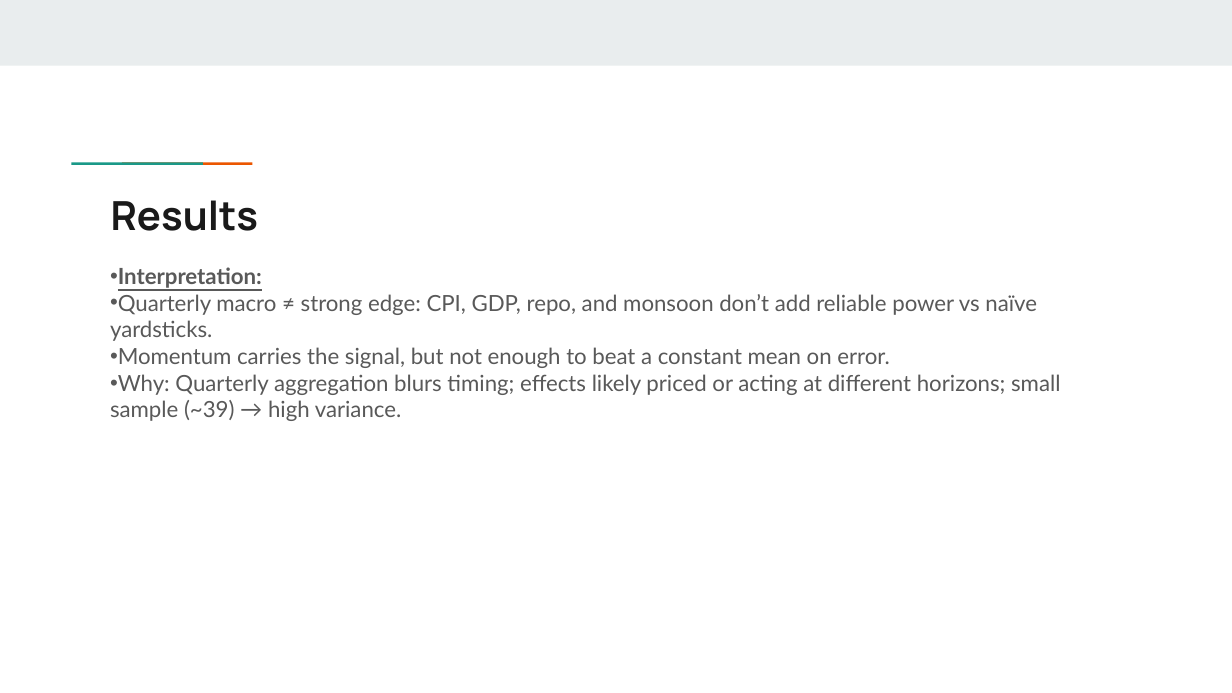
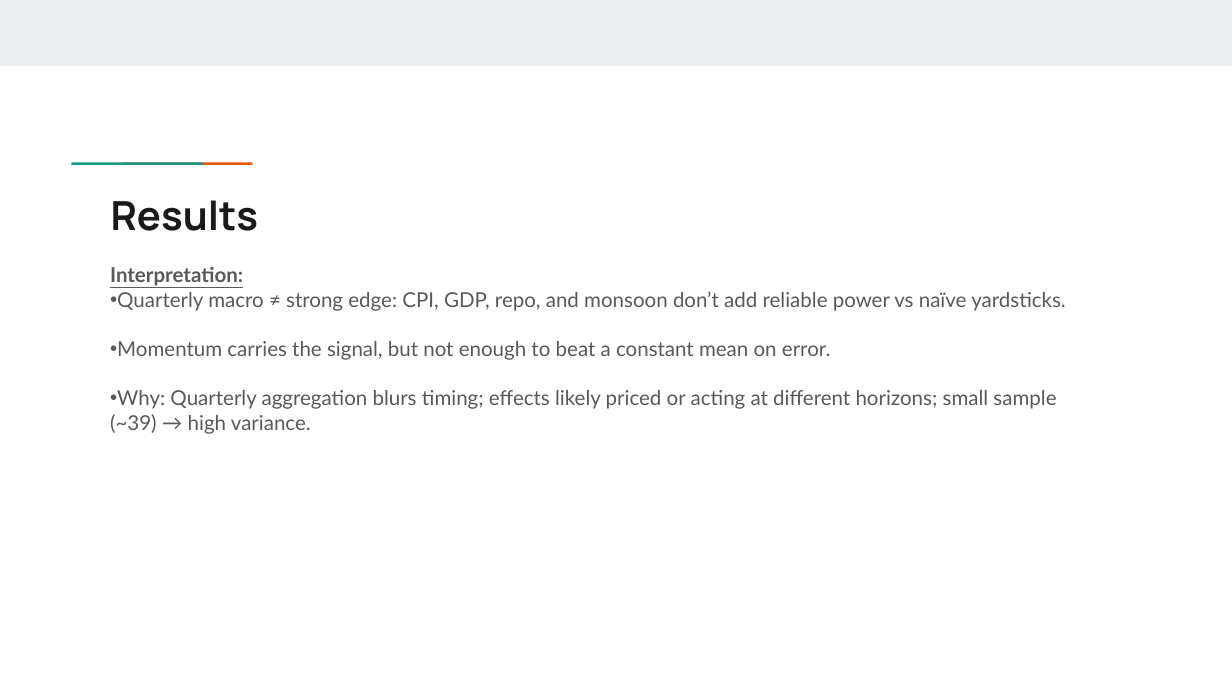
Before and after one commit to abpanic/marketpredict, a slide deck: slide 14 of Abpanick-Final Presentation.pptx. Drawn at 1232x693 pixels with LibreOffice and Linux fonts; fonts in the diff are those of the drawing. Boxes give left, top, right and bottom in pixels: in the first picture for what was removed or moved away, otherwise in the second. Text is boxed around its words. In the diff, an @@ line names an element or a change of style, - is before the commit and + after.

```diff
--- a/Abpanick-Final Presentation.pptx
+++ b/Abpanick-Final Presentation.pptx
@@ text "Interpretation:" at [110,267,1066,434]: size 13 to 12 pt; bullet • to none @@
```
Also in this commit, not shown: 10 other slides changed, 3 other files.
